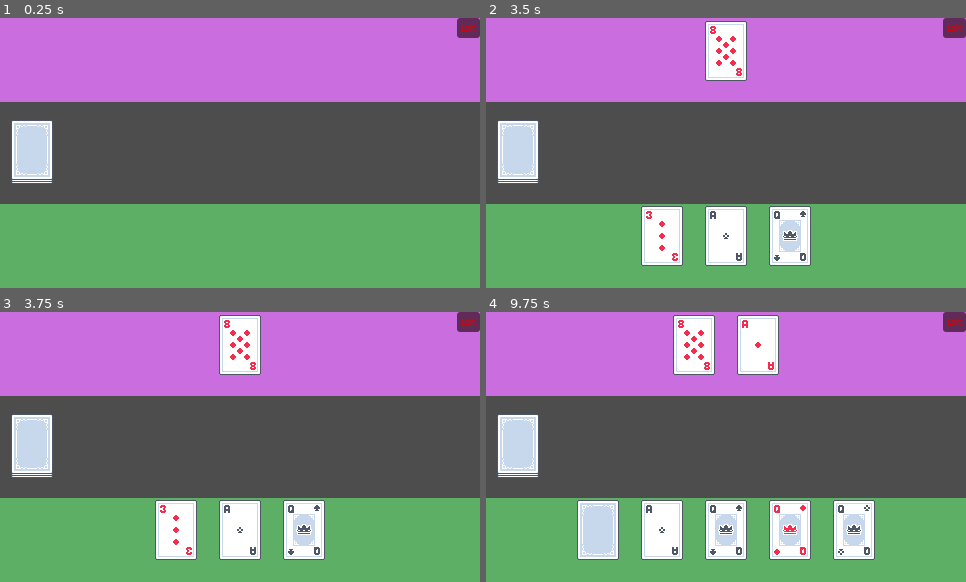
Above: before the commit, frames 1-4 (two rows, left to right).
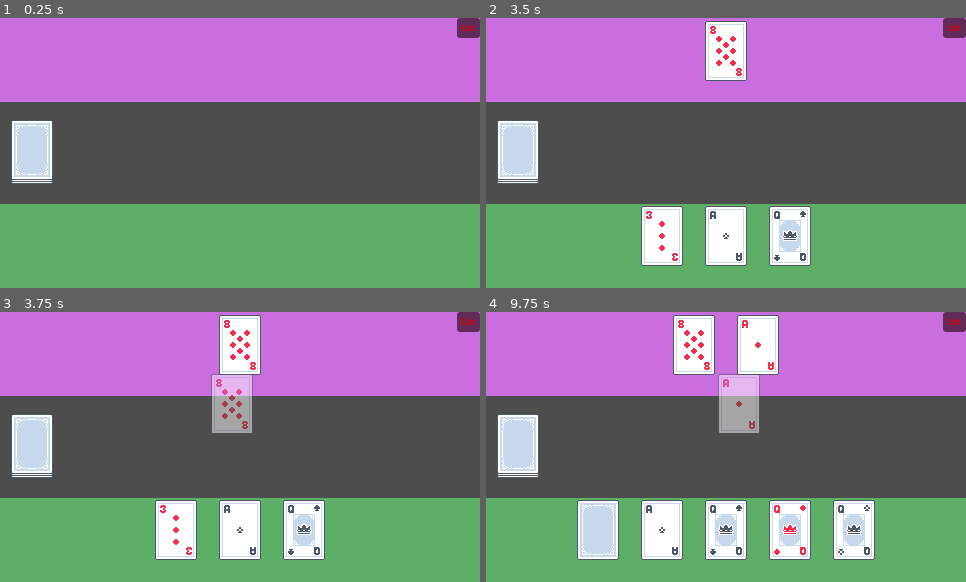
Above: after the commit, the same moments.

Repository: grahamcr4cker/PracticeCards
Game: Godot game, scene res://new-scene-kid.tscn
Same seed, same stepped clock (60 frames per second), same inputs: the game is played once before the commit and once after it.
Inputs (mouse positions are in pixels of both pictures, inside the frame that each line leads up to):
- Up to frame 1 (0.25 s): no input
- Up to frame 2 (3.5 s): click (519, 153) at 0.5 s; click (519, 153) at 1.25 s; click (519, 153) at 2 s; tap Enter at 2.75 s; drag from (663, 204) to (774, 93) at 2.77 s
- Up to frame 3 (3.75 s): drag from (240, 355) to (216, 501) at 3.52 s
- Up to frame 4 (9.75 s): move the mouse to (663, 498) at 4.27 s; click (663, 498) at 4.42 s; drag from (726, 498) to (582, 406) at 5.02 s; drag from (788, 498) to (750, 447) at 5.77 s; drag from (582, 406) to (654, 379) at 6.52 s; tap Space at 7.25, 8.75 s; move the mouse to (750, 447) at 7.27 s; click (750, 447) at 7.42 s; tap Enter at 8 s; drag from (654, 379) to (630, 460) at 8.02 s; drag from (855, 498) to (774, 387) at 8.77 s; drag from (759, 355) to (702, 501) at 9.52 s

Frames 1-2 are identical in both runs. In frame 3, 1.8% of the frame differs, in the area x 43-53%, y 22-45%; in frame 4, 1.8%, in the area x 48-58%, y 22-45%.

Commit message:
made flip animation more robust as it moves from panel to panel

Diff:
--- a/CenterContainer.gd
+++ b/CenterContainer.gd
@@ -10,8 +10,10 @@
 func _drop_data(_at_position, data):
 	var dropped_card = card.instantiate()
 
+	print("data: ", data)
 	played.append(dropped_card)
+	dropped_card.card_texture = data["texture"]
+	dropped_card.front_face = data["front_face"]
 	add_child(dropped_card)
-	dropped_card.find_child("CardFront").texture = data["texture"]
 
 	CardActions.emit_signal("card_played", data["id"])
--- a/card_example.gd
+++ b/card_example.gd
@@ -10,9 +10,18 @@
 
 # Called when the node enters the scene tree for the first time.
 func _ready():
+	var card_front = get_node("CardFront")
+	card_front.texture = card_texture
+	var card_back = get_node("CardBack")
+	if front_face:
+		card_front.visible = true
+		card_back.visible = false
+	else:
+		card_front.visible = false
+		card_back.visible = true
 	CardActions.connect("card_played", was_i_played)
 	id = randi() % 999999
-	get_node("CardFront").texture = card_texture
+
 
 func _gui_input(event):
 	if event is InputEventMouseButton and event.button_index == MOUSE_BUTTON_LEFT:
@@ -30,6 +39,7 @@
 	var data = {}
 	data["id"] = id
 	data["texture"] = card_texture
+	data["front_face"] = front_face
 
 	var drag_preview = duplicate()
 	drag_preview.modulate.a = .5
